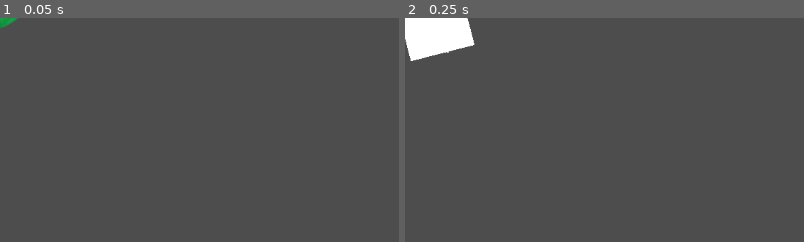
Above: before the commit, frames 1-2 (left to right).
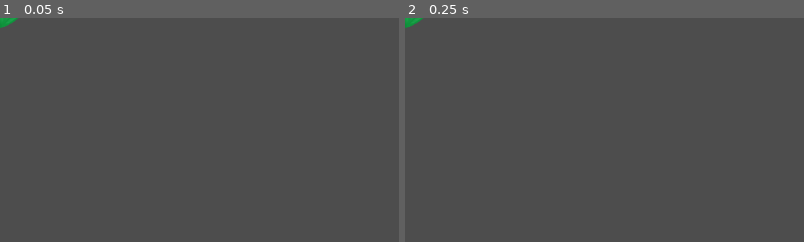
Above: after the commit, the same moments.

Repository: CiaranWoodward/LD54
Game: Godot game, scene res://Plants/Flower.tscn
The game is run twice, just before and just after one commit, with the same random seed, the same clock (stepped at 60 frames per second) and the same inputs. This scene is started directly instead of the project's main scene.
Inputs:
- Up to frame 1 (0.05 s): no input
- Up to frame 2 (0.25 s): no input
The pictures show only the part of the screen within x 0-50%, y 0-50%; the shares and areas given below are measured in that part.

Frame 1 is identical in both runs. In frame 2, 2.6% of the frame differs, in the area x 0-18%, y 0-20%.

Commit message:
added juice to flower anim

Diff:
--- a/Plants/Flower.tscn
+++ b/Plants/Flower.tscn
@@ -17,6 +17,7 @@
 [ext_resource type="Texture2D" uid="uid://bfaajnx1rpyfh" path="res://Graphics/Plants/Flower/Stem0001.png" id="15_wd6xi"]
 [ext_resource type="Texture2D" uid="uid://cergjjiq8et7b" path="res://Graphics/Plants/Flower/Stem0002.png" id="16_ci1nl"]
 [ext_resource type="Texture2D" uid="uid://dfd3owgc4hmrx" path="res://Graphics/Plants/Flower/Stem0003.png" id="17_caq5p"]
+[ext_resource type="Texture2D" uid="uid://3x5nfa8navkv" path="res://Graphics/Particles/Petal0000.png" id="18_t03hn"]
 
 [sub_resource type="SpriteFrames" id="SpriteFrames_ny1ek"]
 animations = [{
@@ -98,23 +99,23 @@
 "speed": 5.0
 }]
 
-[sub_resource type="Curve" id="Curve_8qymi"]
-_data = [Vector2(0, 0.747368), 0.0, 0.0, 0, 0, Vector2(0.346154, 1), -0.196491, -0.196491, 0, 0, Vector2(1, 0.252632), -2.82807, 0.0, 0, 0]
-point_count = 3
-
-[sub_resource type="Gradient" id="Gradient_scvix"]
-offsets = PackedFloat32Array(0, 0.0728477, 0.701987, 1)
-colors = PackedColorArray(1, 1, 1, 0, 1, 1, 1, 1, 1, 1, 1, 1, 1, 1, 1, 0)
+[sub_resource type="Gradient" id="Gradient_a157p"]
+offsets = PackedFloat32Array(0.264901, 1)
+colors = PackedColorArray(1, 1, 1, 1, 0.54902, 0.32549, 0.0980392, 0)
+
+[sub_resource type="Gradient" id="Gradient_gh8wn"]
+offsets = PackedFloat32Array(0.708609, 1)
+colors = PackedColorArray(1, 1, 1, 0.756863, 1, 1, 1, 0)
 
 [sub_resource type="AnimationNodeAnimation" id="AnimationNodeAnimation_3vuo6"]
 animation = &"Big"
 
+[sub_resource type="AnimationNodeAnimation" id="AnimationNodeAnimation_fgcp1"]
+animation = &"Dying"
+
 [sub_resource type="AnimationNodeAnimation" id="AnimationNodeAnimation_3bhwy"]
 animation = &"Growing"
 
-[sub_resource type="AnimationNodeAnimation" id="AnimationNodeAnimation_rghe8"]
-animation = &"Plant"
-
 [sub_resource type="AnimationNodeAnimation" id="AnimationNodeAnimation_737jh"]
 animation = &"Small"
 
@@ -122,35 +123,34 @@
 animation = &"Withered"
 
 [sub_resource type="AnimationNodeStateMachineTransition" id="AnimationNodeStateMachineTransition_lvatp"]
-
-[sub_resource type="AnimationNodeStateMachineTransition" id="AnimationNodeStateMachineTransition_grqh4"]
 
 [sub_resource type="AnimationNodeStateMachineTransition" id="AnimationNodeStateMachineTransition_l6gkr"]
 switch_mode = 2
 advance_mode = 2
 
-[sub_resource type="AnimationNodeStateMachineTransition" id="AnimationNodeStateMachineTransition_ts1xp"]
+[sub_resource type="AnimationNodeStateMachineTransition" id="AnimationNodeStateMachineTransition_v3klg"]
+advance_mode = 2
+
+[sub_resource type="AnimationNodeStateMachineTransition" id="AnimationNodeStateMachineTransition_crv4s"]
+
+[sub_resource type="AnimationNodeStateMachineTransition" id="AnimationNodeStateMachineTransition_sq2s5"]
 switch_mode = 2
 advance_mode = 2
 
-[sub_resource type="AnimationNodeStateMachineTransition" id="AnimationNodeStateMachineTransition_3lp4t"]
-switch_mode = 2
-advance_mode = 2
-
 [sub_resource type="AnimationNodeStateMachine" id="AnimationNodeStateMachine_qiguu"]
 states/Big/node = SubResource("AnimationNodeAnimation_3vuo6")
-states/Big/position = Vector2(697, 172)
+states/Big/position = Vector2(542, 108)
+states/Dying/node = SubResource("AnimationNodeAnimation_fgcp1")
+states/Dying/position = Vector2(635, 192)
 states/End/position = Vector2(997, 108)
 states/Growing/node = SubResource("AnimationNodeAnimation_3bhwy")
-states/Growing/position = Vector2(564, 108)
-states/Plant/node = SubResource("AnimationNodeAnimation_rghe8")
-states/Plant/position = Vector2(295, 172)
+states/Growing/position = Vector2(458, 192)
 states/Small/node = SubResource("AnimationNodeAnimation_737jh")
-states/Small/position = Vector2(431, 172)
-states/Start/position = Vector2(119, 72)
+states/Small/position = Vector2(357, 108)
+states/Start/position = Vector2(247, 108)
 states/Withered/node = SubResource("AnimationNodeAnimation_fl7qu")
-states/Withered/position = Vector2(862, 172)
-transitions = ["Small", "Growing", SubResource("AnimationNodeStateMachineTransition_lvatp"), "Big", "Withered", SubResource("AnimationNodeStateMachineTransition_grqh4"), "Growing", "Big", SubResource("AnimationNodeStateMachineTransition_l6gkr"), "Plant", "Small", SubResource("AnimationNodeStateMachineTransition_ts1xp"), "Start", "Plant", SubResource("AnimationNodeStateMachineTransition_3lp4t")]
+states/Withered/position = Vector2(738, 108)
+transitions = ["Small", "Growing", SubResource("AnimationNodeStateMachineTransition_lvatp"), "Growing", "Big", SubResource("AnimationNodeStateMachineTransition_l6gkr"), "Start", "Small", SubResource("AnimationNodeStateMachineTransition_v3klg"), "Big", "Dying", SubResource("AnimationNodeStateMachineTransition_crv4s"), "Dying", "Withered", SubResource("AnimationNodeStateMachineTransition_sq2s5")]
 
 [sub_resource type="Animation" id="Animation_gh8pu"]
 resource_name = "Big"
@@ -260,18 +260,6 @@
 [sub_resource type="Animation" id="Animation_ihcq5"]
 resource_name = "Plant"
 length = 0.1
-tracks/0/type = "value"
-tracks/0/imported = false
-tracks/0/enabled = true
-tracks/0/path = NodePath("../Flower/Poof:emitting")
-tracks/0/interp = 1
-tracks/0/loop_wrap = true
-tracks/0/keys = {
-"times": PackedFloat32Array(0),
-"transitions": PackedFloat32Array(1),
-"update": 1,
-"values": [true]
-}
 
 [sub_resource type="Animation" id="Animation_sab88"]
 length = 0.001
@@ -326,7 +314,7 @@
 tracks/4/type = "value"
 tracks/4/imported = false
 tracks/4/enabled = true
-tracks/4/path = NodePath("../Flower/Poof:emitting")
+tracks/4/path = NodePath("../PetalFall:emitting")
 tracks/4/interp = 1
 tracks/4/loop_wrap = true
 tracks/4/keys = {
@@ -334,6 +322,18 @@
 "transitions": PackedFloat32Array(1),
 "update": 1,
 "values": [false]
+}
+tracks/5/type = "value"
+tracks/5/imported = false
+tracks/5/enabled = true
+tracks/5/path = NodePath("../Flower:modulate")
+tracks/5/interp = 1
+tracks/5/loop_wrap = true
+tracks/5/keys = {
+"times": PackedFloat32Array(0),
+"transitions": PackedFloat32Array(1),
+"update": 0,
+"values": [Color(1, 1, 1, 1)]
 }
 
 [sub_resource type="Animation" id="Animation_vbthf"]
@@ -391,7 +391,8 @@
 
 [sub_resource type="Animation" id="Animation_mpmqe"]
 resource_name = "Withered"
-length = 0.2
+length = 0.1
+step = 0.05
 tracks/0/type = "value"
 tracks/0/imported = false
 tracks/0/enabled = true
@@ -440,10 +441,63 @@
 "update": 1,
 "values": [3]
 }
+
+[sub_resource type="Animation" id="Animation_d28p1"]
+resource_name = "Dying"
+length = 0.5
+step = 0.05
+tracks/0/type = "value"
+tracks/0/imported = false
+tracks/0/enabled = true
+tracks/0/path = NodePath("../Flower/Bud:frame")
+tracks/0/interp = 1
+tracks/0/loop_wrap = true
+tracks/0/keys = {
+"times": PackedFloat32Array(0, 0.2),
+"transitions": PackedFloat32Array(1, 1),
+"update": 1,
+"values": [2, 3]
+}
+tracks/1/type = "value"
+tracks/1/imported = false
+tracks/1/enabled = true
+tracks/1/path = NodePath("../Flower/Leaf:frame")
+tracks/1/interp = 1
+tracks/1/loop_wrap = true
+tracks/1/keys = {
+"times": PackedFloat32Array(0, 0.2),
+"transitions": PackedFloat32Array(1, 1),
+"update": 1,
+"values": [2, 3]
+}
+tracks/2/type = "value"
+tracks/2/imported = false
+tracks/2/enabled = true
+tracks/2/path = NodePath("../Flower/Shadow:frame")
+tracks/2/interp = 1
+tracks/2/loop_wrap = true
+tracks/2/keys = {
+"times": PackedFloat32Array(0, 0.2),
+"transitions": PackedFloat32Array(1, 1),
+"update": 1,
+"values": [2, 3]
+}
+tracks/3/type = "value"
+tracks/3/imported = false
+tracks/3/enabled = true
+tracks/3/path = NodePath("../Flower/Stem:frame")
+tracks/3/interp = 1
+tracks/3/loop_wrap = true
+tracks/3/keys = {
+"times": PackedFloat32Array(0, 0.2),
+"transitions": PackedFloat32Array(1, 1),
+"update": 1,
+"values": [2, 3]
+}
 tracks/4/type = "value"
 tracks/4/imported = false
 tracks/4/enabled = true
-tracks/4/path = NodePath("../Flower/Poof:emitting")
+tracks/4/path = NodePath("../PetalFall:emitting")
 tracks/4/interp = 1
 tracks/4/loop_wrap = true
 tracks/4/keys = {
@@ -452,10 +506,23 @@
 "update": 1,
 "values": [true]
 }
+tracks/5/type = "value"
+tracks/5/imported = false
+tracks/5/enabled = true
+tracks/5/path = NodePath("../Flower:modulate")
+tracks/5/interp = 1
+tracks/5/loop_wrap = true
+tracks/5/keys = {
+"times": PackedFloat32Array(0, 0.2, 0.35),
+"transitions": PackedFloat32Array(0.659754, 1.51572, 1),
+"update": 0,
+"values": [Color(1, 1, 1, 1), Color(1, 1, 1, 0), Color(1, 1, 1, 1)]
+}
 
 [sub_resource type="AnimationLibrary" id="AnimationLibrary_6i8pg"]
 _data = {
 "Big": SubResource("Animation_gh8pu"),
+"Dying": SubResource("Animation_d28p1"),
 "Growing": SubResource("Animation_kb83s"),
 "Plant": SubResource("Animation_ihcq5"),
 "RESET": SubResource("Animation_sab88"),
@@ -488,24 +555,28 @@
 position = Vector2(1, -141)
 sprite_frames = SubResource("SpriteFrames_0jh6y")
 
-[node name="Poof" type="CPUParticles2D" parent="Flower"]
-position = Vector2(1, -141)
+[node name="PetalFall" type="CPUParticles2D" parent="."]
+position = Vector2(-22, -128)
+scale = Vector2(0.5, 0.5)
 emitting = false
 amount = 20
-lifetime = 0.8
+lifetime = 0.6
 one_shot = true
-explosiveness = 0.9
-lifetime_randomness = 0.3
+explosiveness = 0.8
+texture = ExtResource("18_t03hn")
 emission_shape = 3
-emission_rect_extents = Vector2(100, 150)
-spread = 180.0
-gravity = Vector2(0, 0)
-angular_velocity_min = -100.0
-angular_velocity_max = 100.0
-scale_amount_min = 50.0
-scale_amount_max = 100.0
-scale_amount_curve = SubResource("Curve_8qymi")
-color_ramp = SubResource("Gradient_scvix")
+emission_rect_extents = Vector2(40, 30)
+direction = Vector2(-1, 0)
+gravity = Vector2(0, 600)
+initial_velocity_max = 300.0
+angular_velocity_min = -5.0
+angular_velocity_max = 5.0
+angle_min = -720.0
+angle_max = 720.0
+scale_amount_min = 0.6
+scale_amount_max = 0.8
+color_ramp = SubResource("Gradient_a157p")
+color_initial_ramp = SubResource("Gradient_gh8wn")
 
 [node name="AnimationTree" type="AnimationTree" parent="."]
 tree_root = SubResource("AnimationNodeStateMachine_qiguu")
Binary file added: Graphics/Particles/Petal0000.png
Not shown, added: Graphics/Particles/Petal0000.png.import
Not shown: 1 places in Plants/Flower.tscn that only renumber resources
Not shown, removed: Graphics/.Particles.kra-autosave.kra
Not shown, changed: Graphics/Particles.kra
Not shown, added: Graphics/Particles.kra~
Not shown, added: Graphics/Plants/.Plants.kra-autosave.kra
